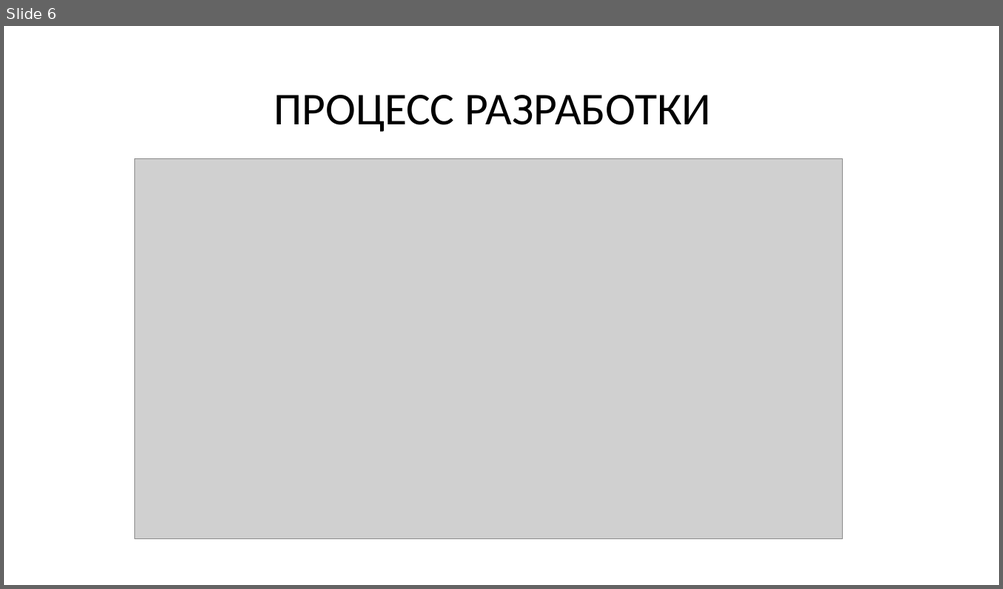
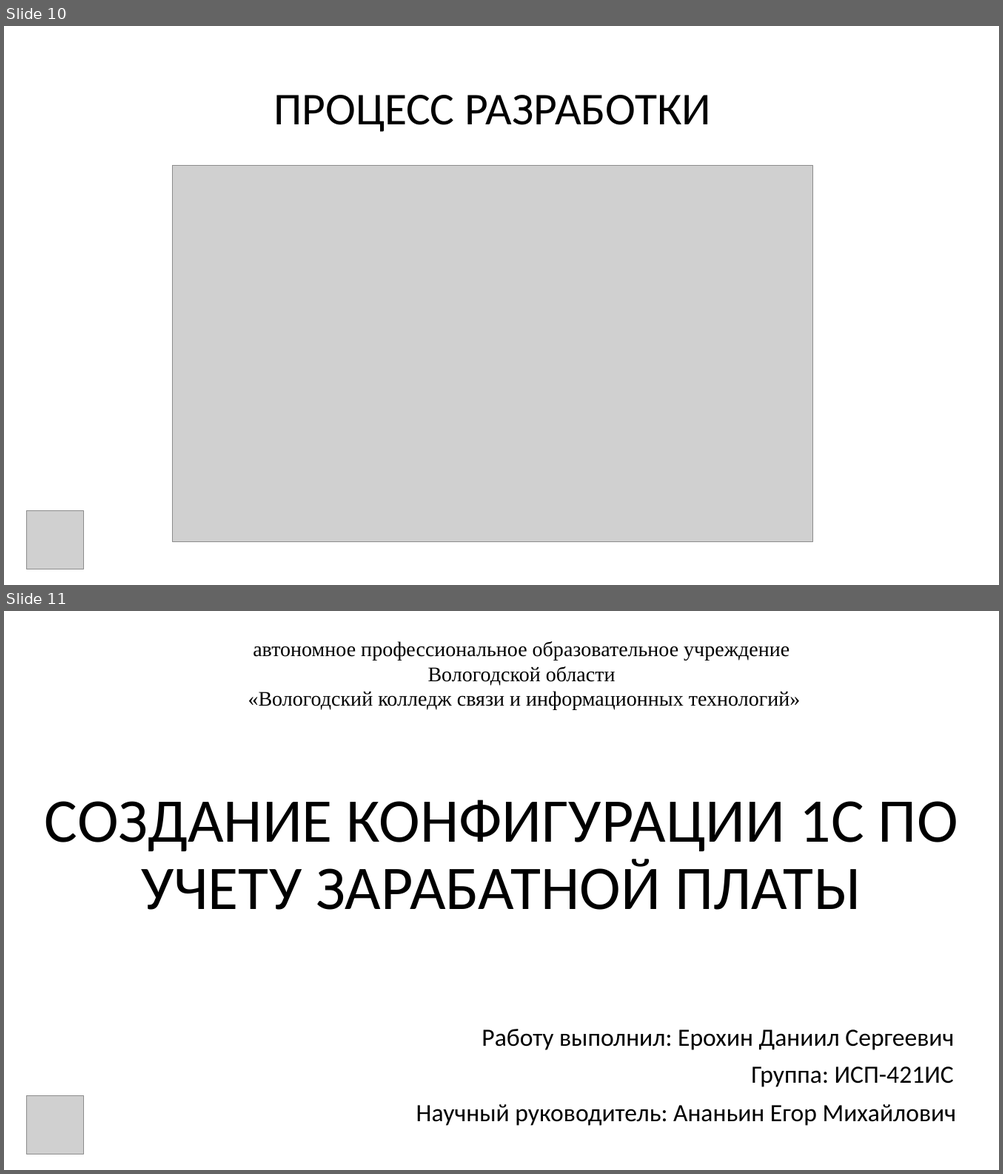
Before and after one commit to joyzen0/VKR, a slide deck: ВКР/Ерохин_ВКР.pptx. Shown one above the other, each under a label of ours: slide 6 before the commit, slides 10 and 11 after it. The pictures are 1003x589 and 1003x1174 pixels, drawn with LibreOffice and Linux fonts; fonts in the diff are those of the drawing; grey boxes stand for pictures. Boxes give left, top, right and bottom in pixels: in the first picture for what was removed or moved away, otherwise in the second. Text is boxed around its words. In the diff, an @@ line names an element or a change of style, - is before the commit and + after.

```diff
--- a/ВКР/Ерохин_ВКР.pptx
+++ b/ВКР/Ерохин_ВКР.pptx
@@ slide 11 added at [4, 611, 999, 1170], background #FFFFFF @@
@@ text added at [248, 641, 800, 710], 20 pt, text #000000 @@
+автономное профессиональное образовательное учреждение
+Вологодской области
+«Вологодский колледж связи и информационных технологий»
@@ title added at [45, 800, 958, 910], 60 pt, text #000000 @@
+СОЗДАНИЕ КОНФИГУРАЦИИ 1С ПО УЧЕТУ ЗАРАБАТНОЙ ПЛАТЫ
@@ subtitle added at [481, 1029, 953, 1088], 24 pt, text #000000 @@
+Работу выполнил: Ерохин Даниил Сергеевич
+Группа: ИСП-421ИС
@@ picture added at [26, 1096, 84, 1155] @@
@@ text added at [416, 1105, 956, 1126], 24 pt, text #000000 @@
+Научный руководитель: Ананьин Егор Михайлович
@@ what was slide 6 is now slide 10 @@
@@ slide 10 changed as well @@
@@ picture: place and size @@
-picture at [134, 158, 842, 540]
+picture at [173, 166, 813, 543]
@@ picture added at [26, 511, 84, 570] @@
```
Also in this commit, not shown: 6 other slides changed, 3 other slides added, 2 slides removed, 3 other files.
